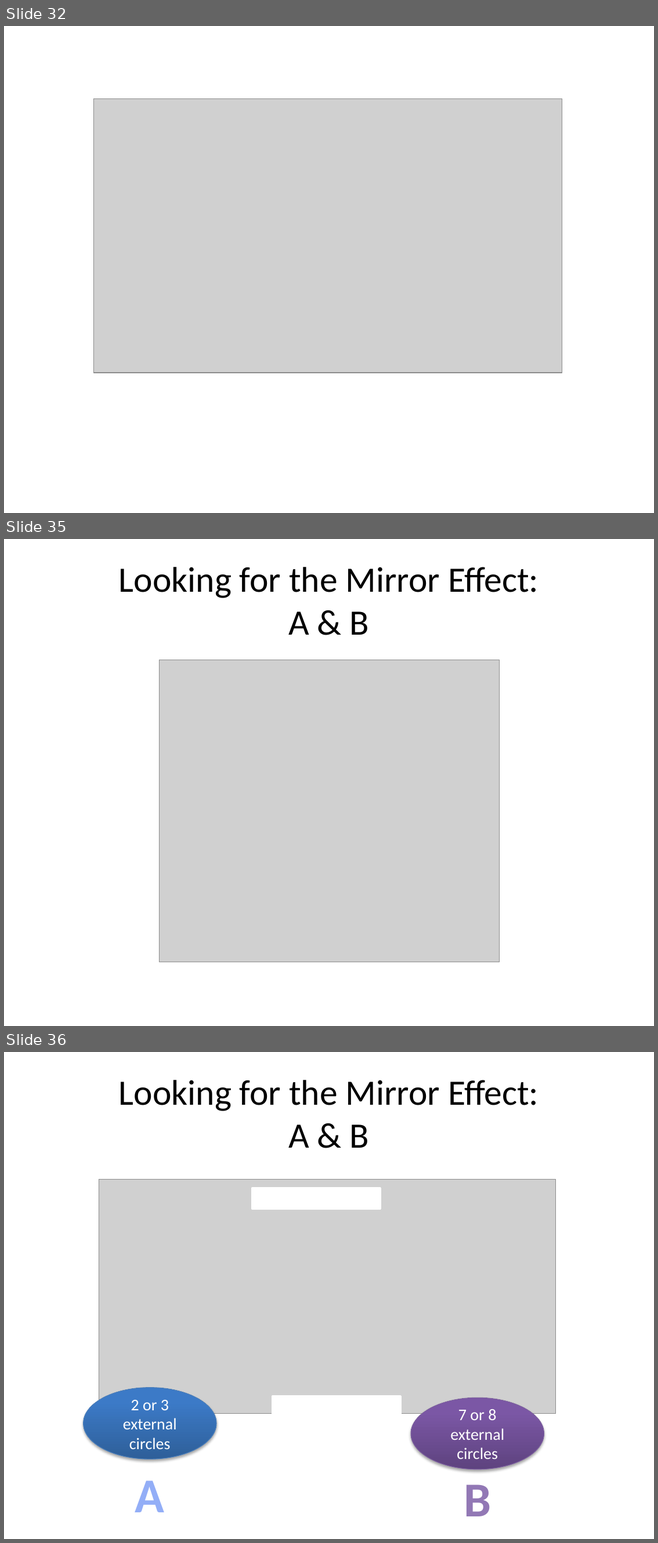
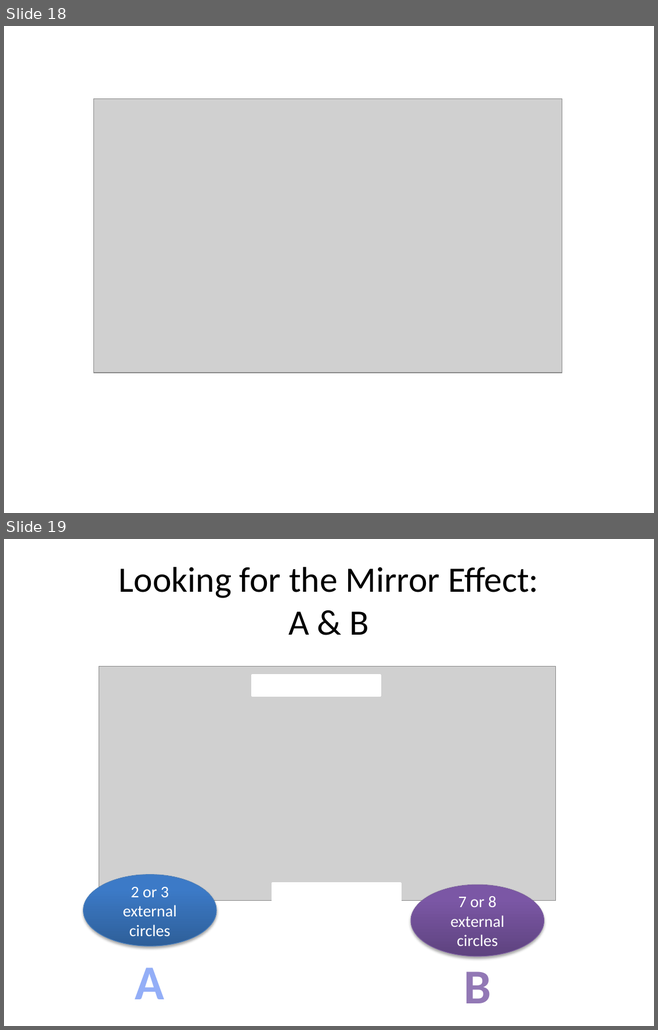
Before and after one commit to Adrifelcha/Adrifelcha, a slide deck: Tesis/Presentaciones/Felisa - Michael Lee.pptx. Shown one above the other, each under a label of ours: slides 32, 35 and 36 before the commit, slides 18 and 19 after it; the slides between them are not shown. The pictures are 658x1543 and 658x1030 pixels, drawn with LibreOffice and Linux fonts; fonts in the diff are those of the drawing; grey boxes stand for pictures. Boxes give left, top, right and bottom in pixels: in the first picture for what was removed or moved away, otherwise in the second. Text is boxed around its words. In the diff, an @@ line names an element or a change of style, - is before the commit and + after.

```diff
--- a/Tesis/Presentaciones/Felisa - Michael Lee.pptx
+++ b/Tesis/Presentaciones/Felisa - Michael Lee.pptx
@@ slide 35 removed at (4,539,654,1026), background #FFFFFF @@
@@ title removed at (119,567,538,635) @@
-Looking for the Mirror Effect:
-A & B
@@ picture removed at (159,660,499,962) @@
@@ what was slide 32 is now slide 18 @@
@@ what was slide 36 is now slide 19 @@
```
Also in this commit, not shown: 2 slides changed, 1 slide added, 29 other slides removed, 6 other files.
